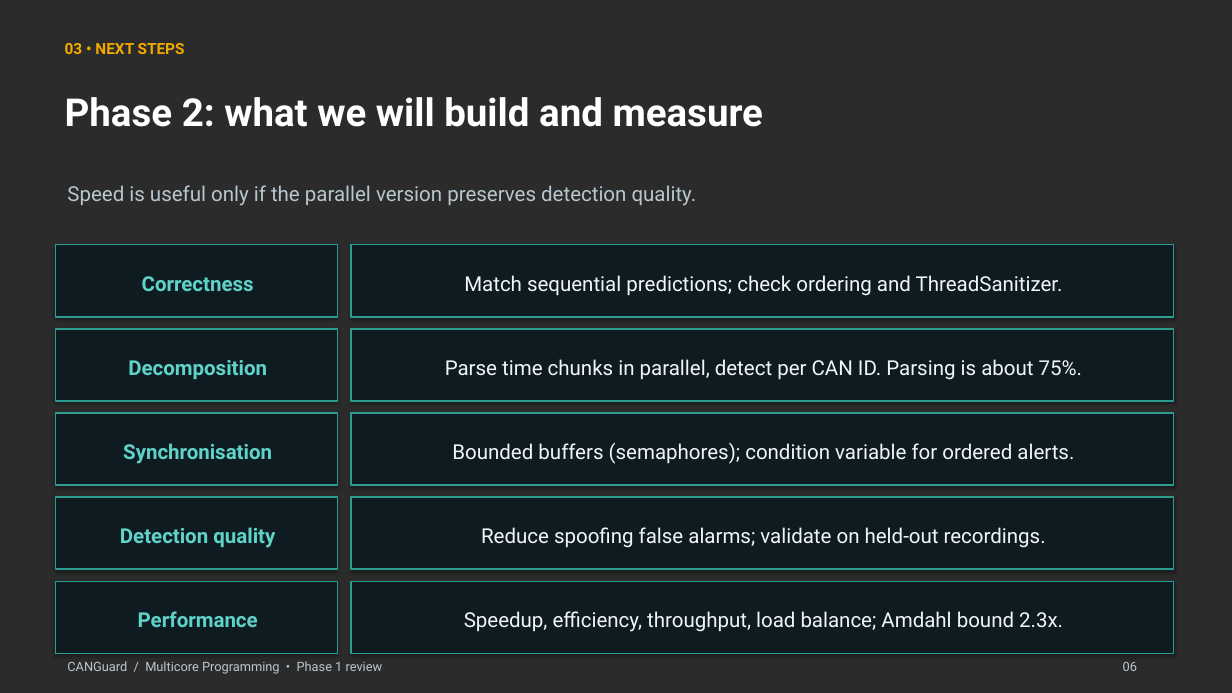
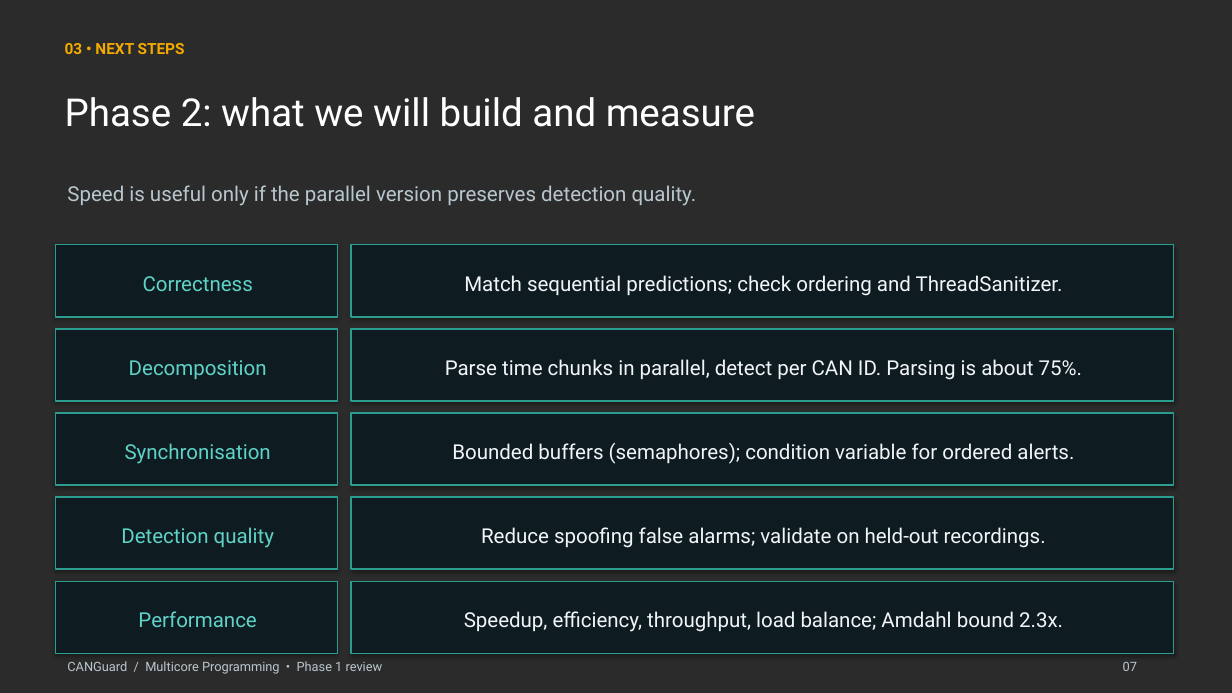
Before and after one commit to TaniaGirish12/CANGuard, a slide deck: slide 7 of docs/MCP_Presentation_vehicle.pptx (slide 6 before the commit). Drawn at 1232x693 pixels with LibreOffice and Linux fonts; fonts in the diff are those of the drawing; background and template pictures are left out; a plain dark background stands for a picture behind light text. Boxes give left, top, right and bottom in pixels: in the first picture for what was removed or moved away, otherwise in the second. Text is boxed around its words. In the diff, an @@ line names an element or a change of style, - is before the commit and + after.

```diff
--- a/docs/MCP_Presentation_vehicle.pptx
+++ b/docs/MCP_Presentation_vehicle.pptx
@@ bold off in 6 elements at <box>65,97,755,127</box>, <box>55,245,337,317</box>, <box>55,329,337,401</box>, <box>55,413,337,485</box>, <box>55,497,337,569</box>, <box>55,581,337,653</box> @@
@@ text at <box>1123,662,1137,671</box>: text changed @@
-06
+07
```
Also in this commit, not shown: 5 other slides changed, 1 slide added.
